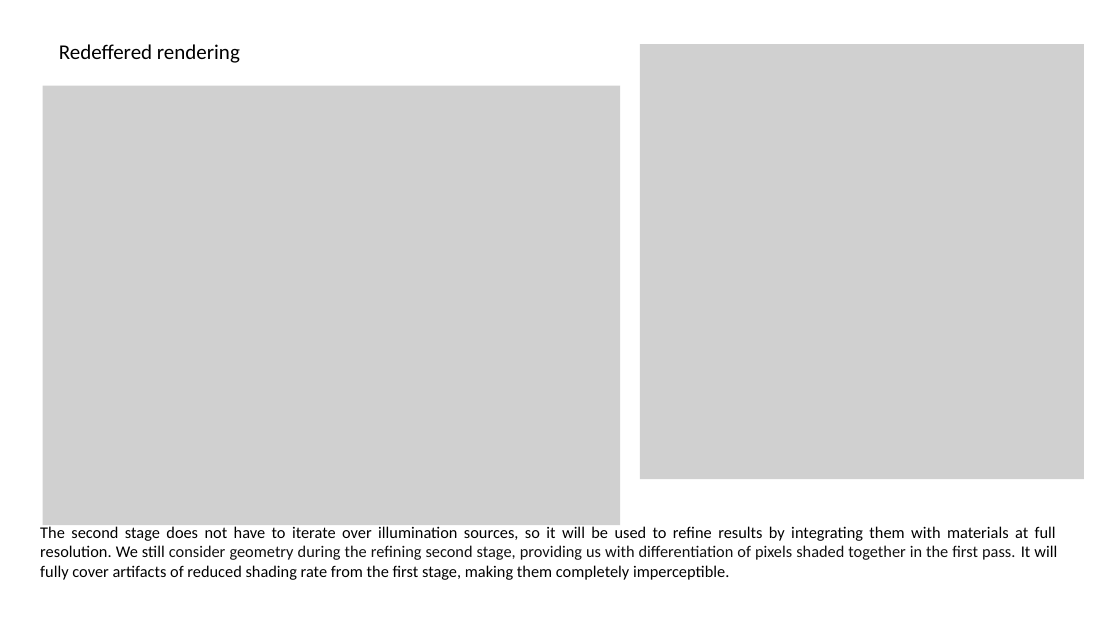
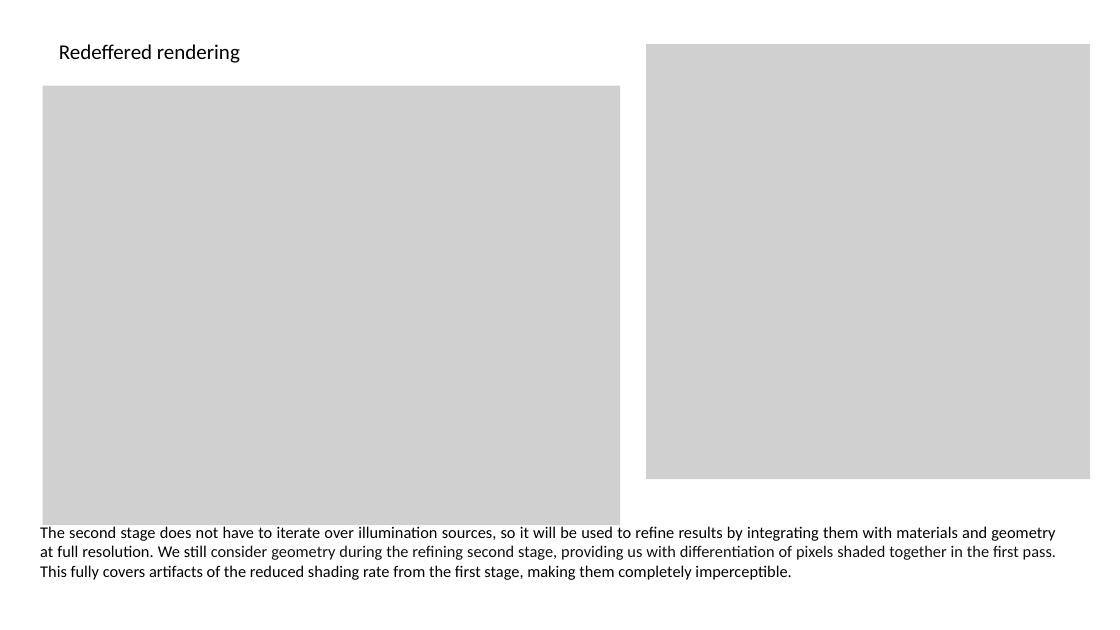
Before and after one commit to pawel-kaleta/FoolsEngine, a slide deck: slide 17 of Documentation/Rendering Architecture.pptx. Drawn at 1120x630 pixels with LibreOffice and Linux fonts; fonts in the diff are those of the drawing; grey boxes stand for pictures. Boxes give left, top, right and bottom in pixels: in the first picture for what was removed or moved away, otherwise in the second. Text is boxed around its words. In the diff, an @@ line names an element or a change of style, - is before the commit and + after.

```diff
--- a/Documentation/Rendering Architecture.pptx
+++ b/Documentation/Rendering Architecture.pptx
@@ picture: place and size @@
-picture at bbox=[640, 45, 1085, 480]
+picture at bbox=[646, 45, 1091, 480]
@@ text at bbox=[40, 526, 1056, 580]: text changed @@
-The second stage does not have to iterate over illumination sources, so it will be used to refine results by integrating them with materials at full resolution. We still consider geometry during the refining second stage, providing us with differentiation of pixels shaded together in the first pass. It will fully cover artifacts of reduced shading rate from the first stage, making them completely imperceptible.
+The second stage does not have to iterate over illumination sources, so it will be used to refine results by integrating them with materials and geometry at full resolution. We still consider geometry during the refining second stage, providing us with differentiation of pixels shaded together in the first pass. This fully covers artifacts of the reduced shading rate from the first stage, making them completely imperceptible.
```
Also in this commit, not shown: 1 other slide changed, 44 other files.
